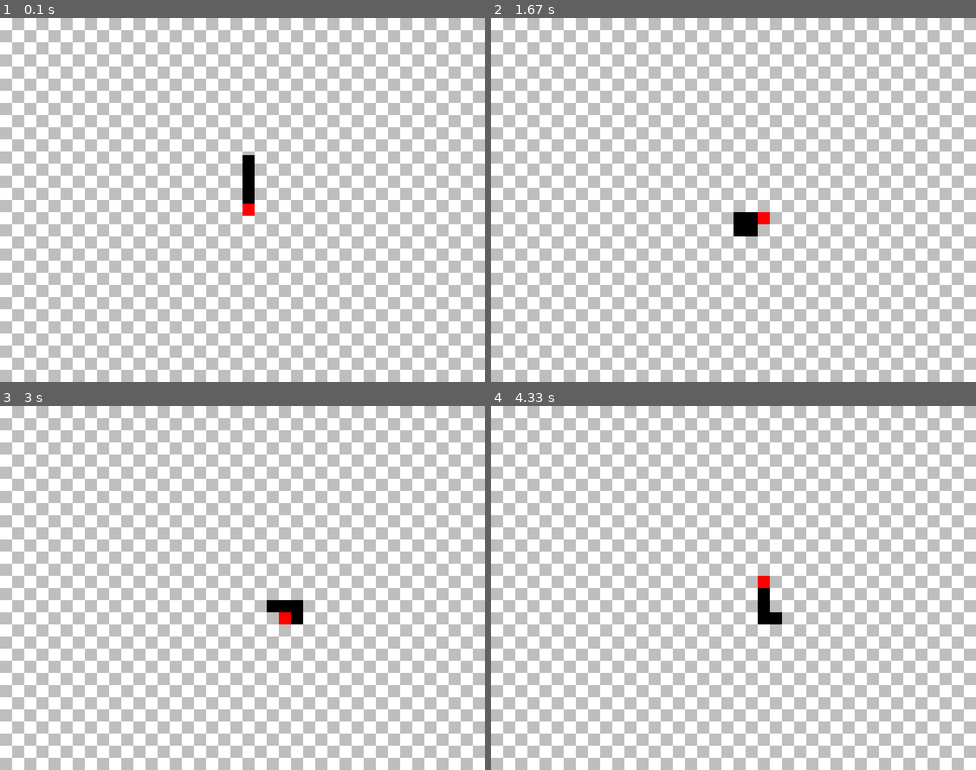
Above: before the commit, frames 1-4 (two rows, left to right).
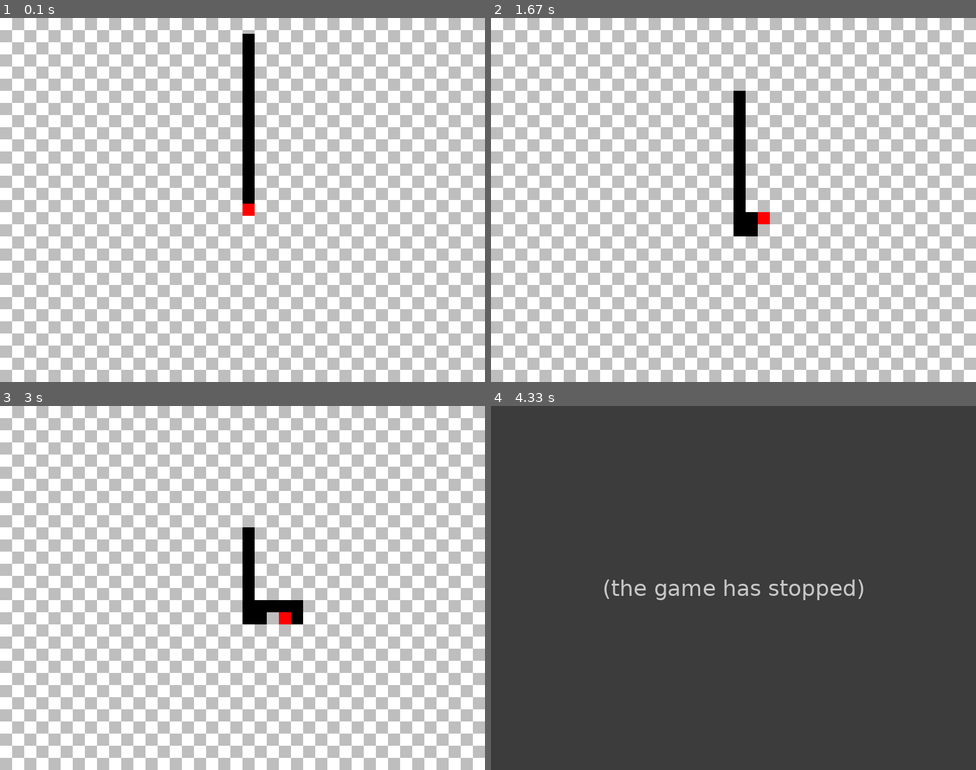
Above: after the commit, the same moments.

Repository: Croissantaye/connect4_pygame
Game: pygame game, started from Main.py
The game is run twice, just before and just after one commit, with the same random seed, the same clock (stepped at 60 frames per second) and the same inputs.
Inputs:
- Up to frame 1 (0.1 s): no input
- Up to frame 2 (1.67 s): hold D 0.33-0.8 s; hold W 0.83-1.13 s; hold D 1.17-1.63 s
- Up to frame 3 (3 s): hold S 2.23-2.53 s; hold A 2.57-2.97 s
- Up to frame 4 (4.33 s): hold W 3-3.37 s

The runs differ from the first frame. In frame 1, 0.8% of the frame differs, in the area x 50-53%, y 4-38%; in frame 2, 0.8%; in frame 3, 0.8%; in frame 4, 100%, in the area x 0-100%, y 0-100%.
After the commit the program exited at 3.5 s; later frames show no game.

Commit message:
add snake collision

Diff:
--- a/Main.py
+++ b/Main.py
@@ -39,7 +39,7 @@
 
 screenCenter = pygame.Vector2(screen.get_width() / 2, screen.get_height() / 2)
 headPos = screenCenter
-snakeSquares = createSnakePieces(screenCenter, 5)
+snakeSquares = createSnakePieces(screenCenter, 15)
 snakeSquares[0].dir = pygame.Vector2(0, speed)
 
 while running:
@@ -94,7 +94,9 @@
                 else:
                     dir = pygame.Vector2(0, math.copysign(1, prevPos.y - square.pos.y))
             square.updatePos(pygame.Vector2(square.pos.x + (dir.x * speed), square.pos.y + (dir.y * speed)), dir)
-
+            distToHead = pygame.Vector2(snakeSquares[0].pos.x - square.pos.x, snakeSquares[0].pos.y - square.pos.y)
+            if(distToHead.length_squared() < math.pow(squareSize - (1/3 * squareSize), 2)):
+                running = False
         pygame.draw.rect(screen, snakeColor, snakeSquares[i].rect)
         prevPos = snakeSquares[i].pos
 
